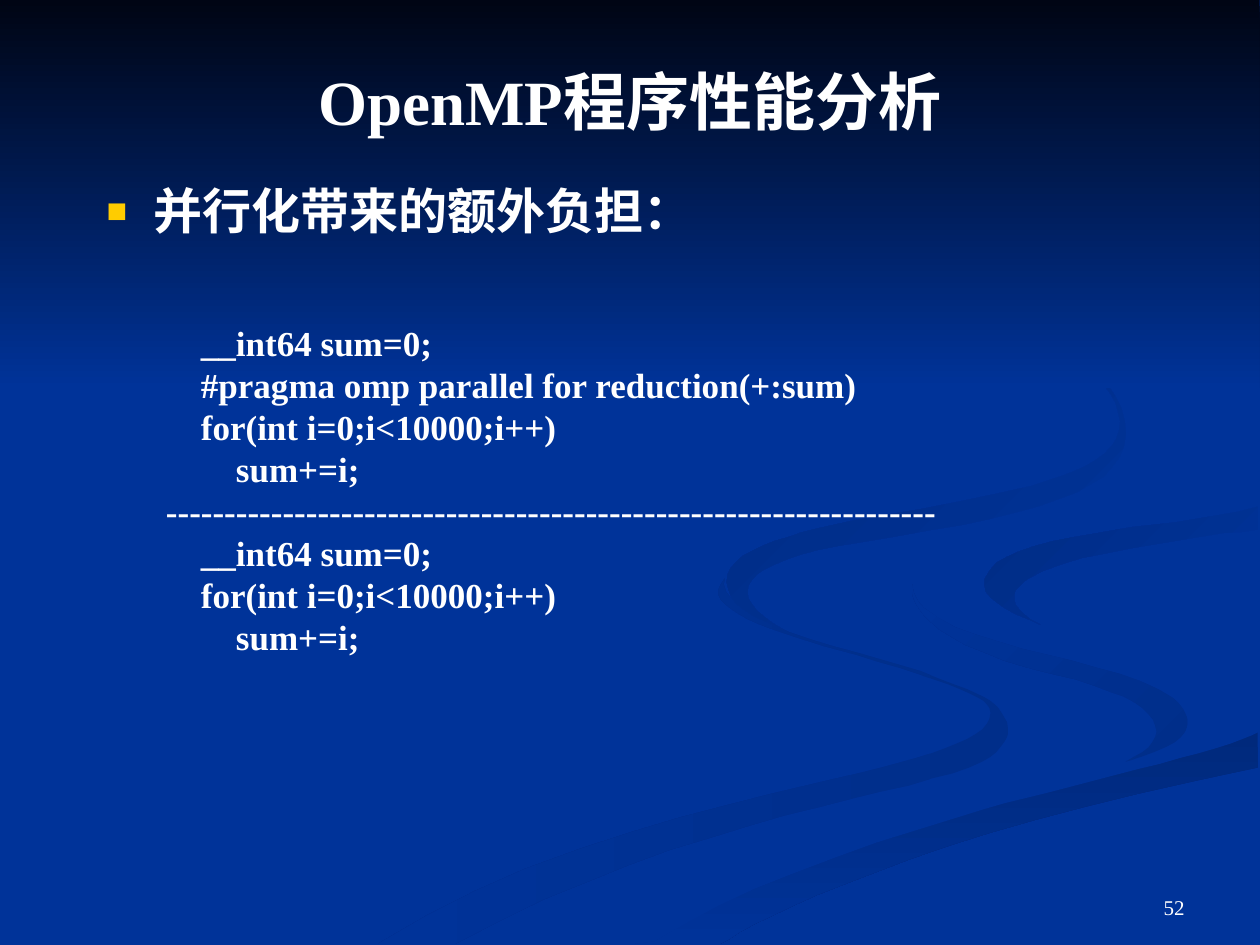
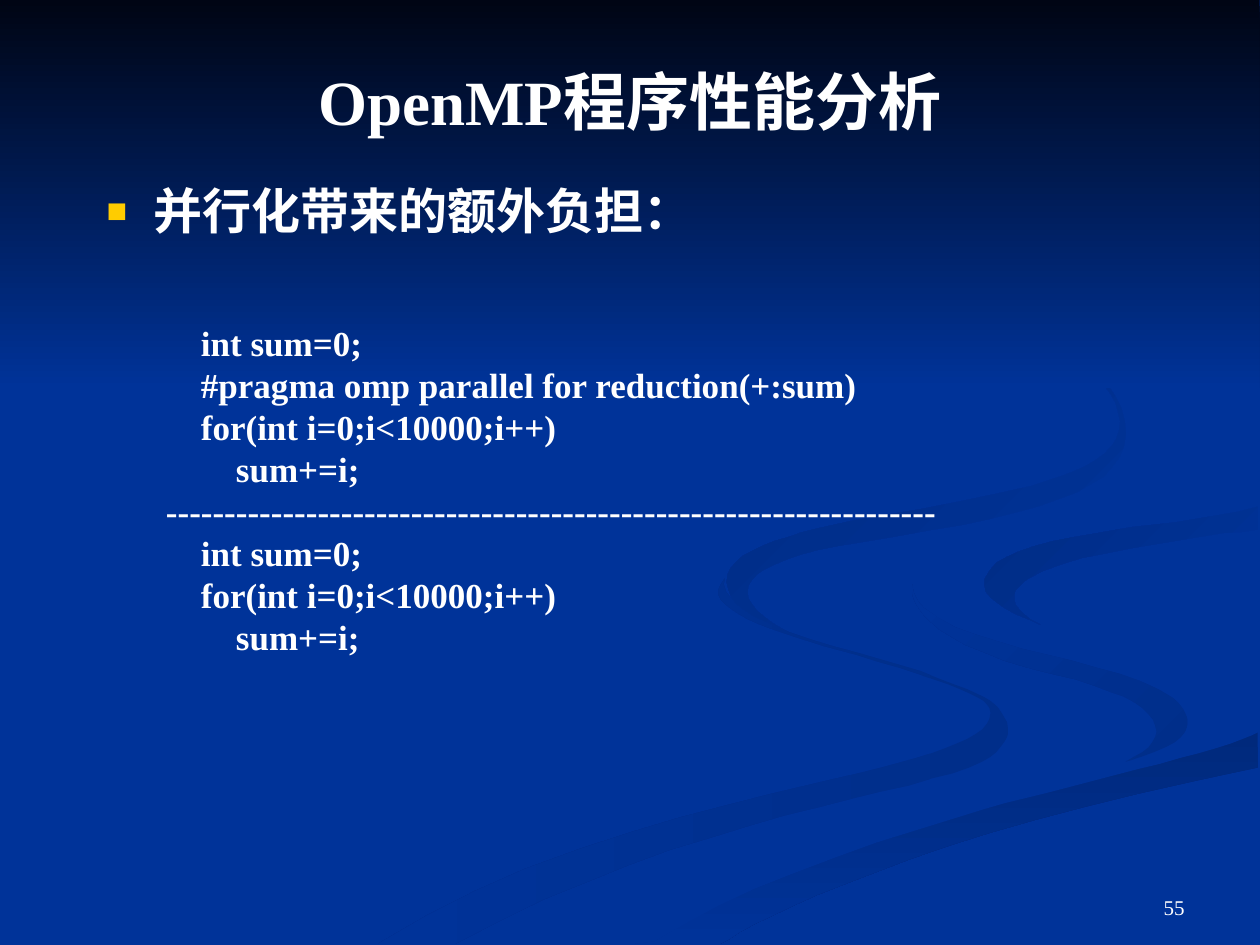
Before and after one commit to cedarli/linux, a slide deck: slide 55 of openMP/doc/OpenMP.ppt (slide 52 before the commit). Drawn at 1260x945 pixels with LibreOffice and Linux fonts; fonts in the diff are those of the drawing. Boxes give left, top, right and bottom in pixels: in the first picture for what was removed or moved away, otherwise in the second. Text is boxed around its words. In the diff, an @@ line names an element or a change of style, - is before the commit and + after.

```diff
--- a/openMP/doc/OpenMP.ppt
+++ b/openMP/doc/OpenMP.ppt
@@ text at box(201, 331, 362, 362): text changed @@
-__int64 sum=0;
+int sum=0;
@@ text at box(201, 541, 362, 572): text changed @@
-__int64 sum=0;
+int sum=0;
@@ page number at box(1164, 901, 1185, 916): text changed @@
-52
+55
```
Also in this commit, not shown: 5 other slides changed, 4 slides added, 1 slide removed, 5 other files.
